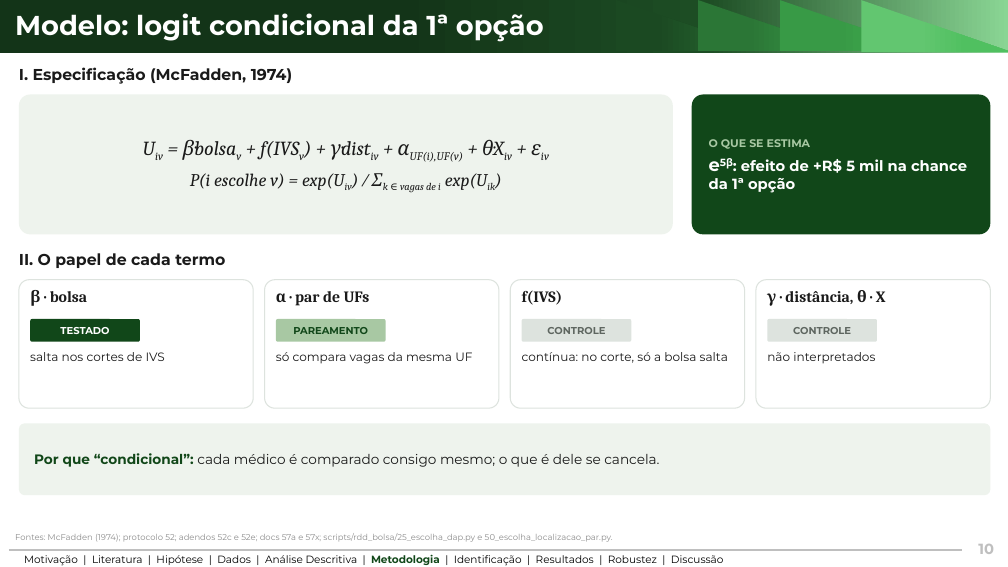
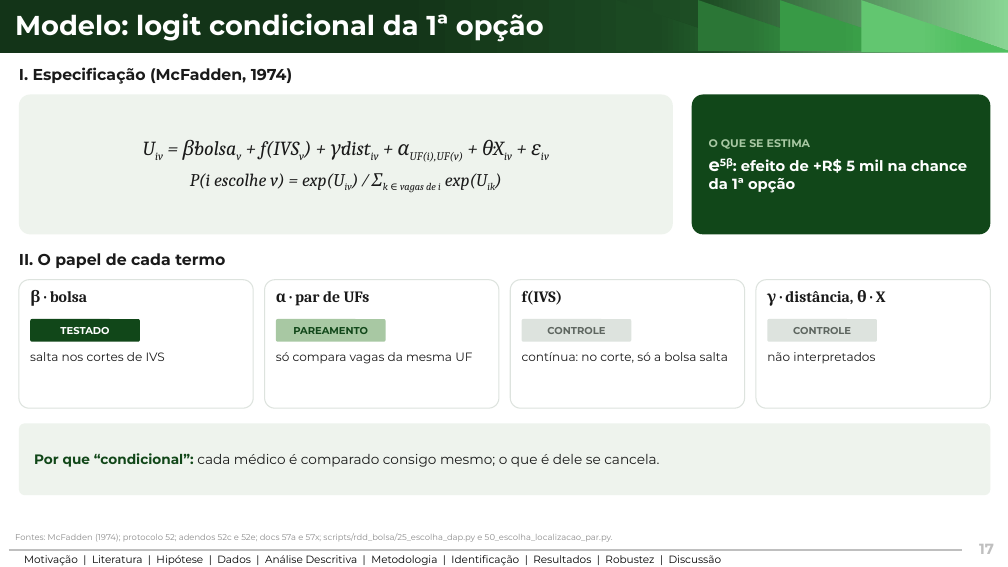
Before and after one commit to ka1victor/impact-eval-health-econ-pmme, a slide deck: slide 17 of output/apresentacao_banca_final/deck_banca_final.pptx (slide 10 before the commit). Drawn at 1008x567 pixels with LibreOffice and Linux fonts; fonts in the diff are those of the drawing; background and template pictures are left out. Boxes give left, top, right and bottom in pixels: in the first picture for what was removed or moved away, otherwise in the second. Text is boxed around its words. In the diff, an @@ line names an element or a change of style, - is before the commit and + after.

```diff
--- a/output/apresentacao_banca_final/deck_banca_final.pptx
+++ b/output/apresentacao_banca_final/deck_banca_final.pptx
@@ text "Motivação | Literatura | Hipótese ..." at <box>24,555,722,565</box>: text colour #114719 to #000000, bold off in "Metodologia" @@
@@ text at <box>979,544,994,554</box>: text changed @@
-10
+17
```
Also in this commit, not shown: 16 other slides changed, 2 slides removed, 7 other files.
